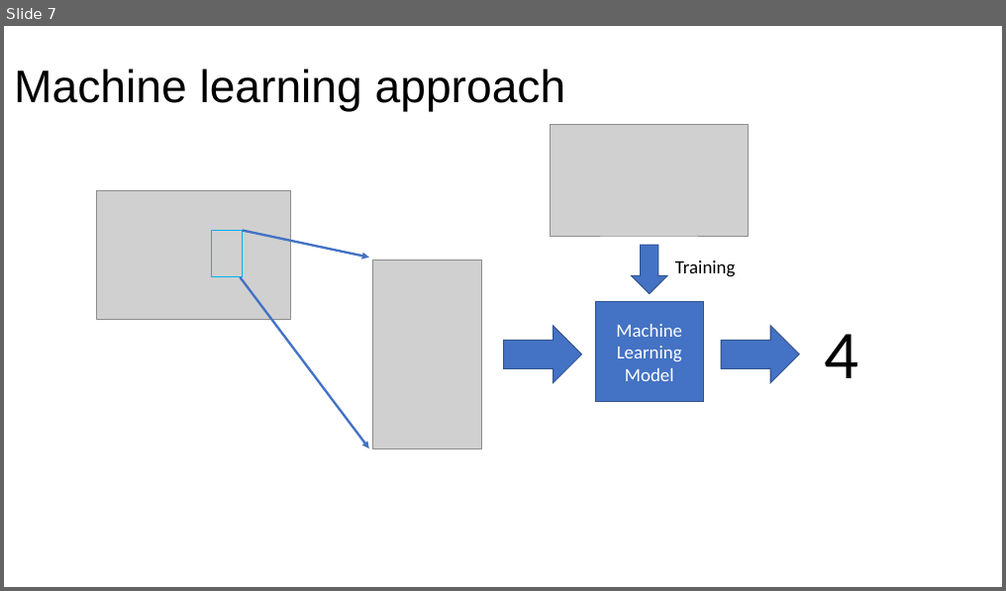
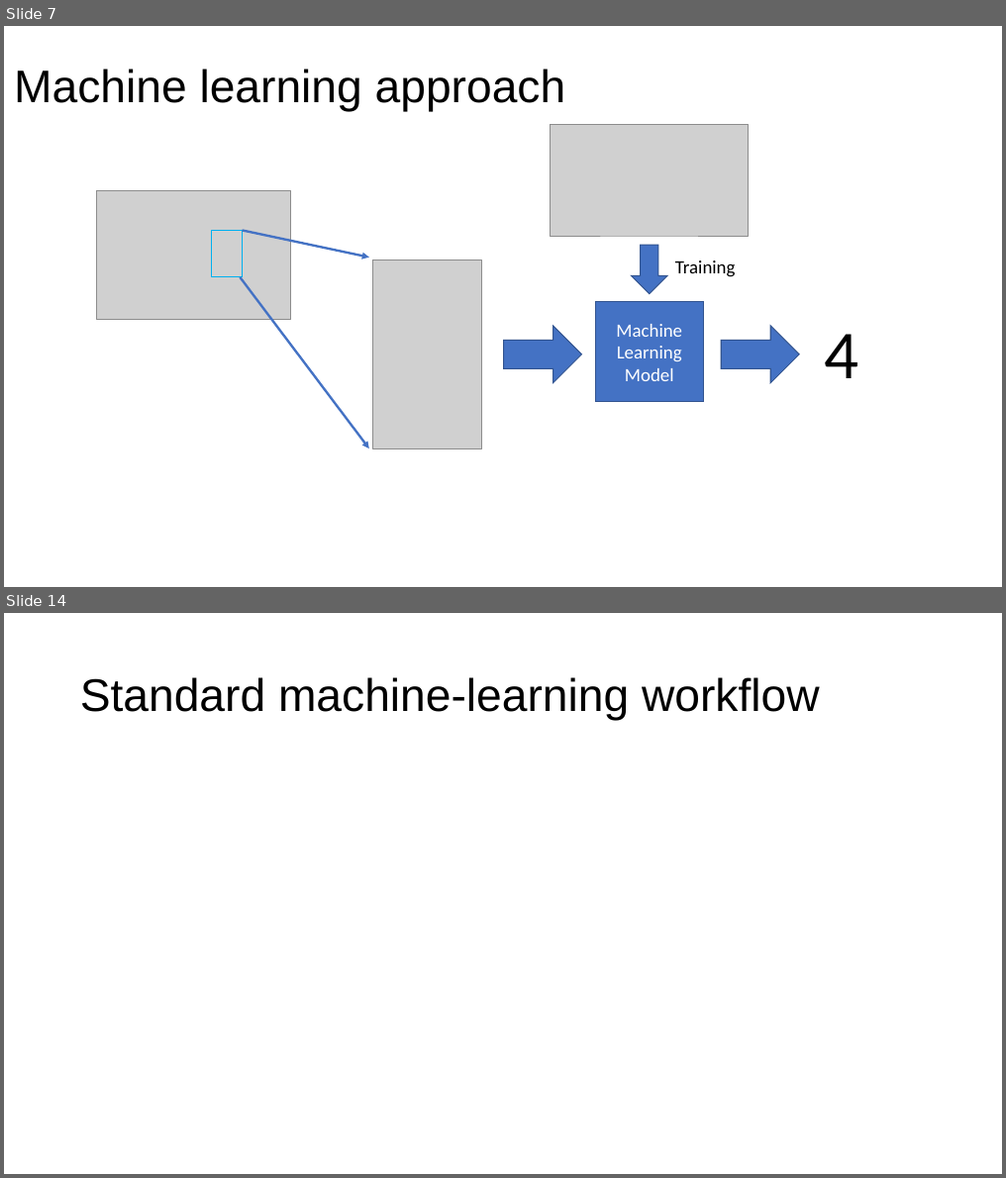
Before and after one commit to jshragge/GPGN535, a slide deck: 11_Machine_Learning_Introduction.pptx. Shown one above the other, each under a label of ours: slide 7 before the commit, slides 7 and 14 after it; the slides between them are not shown. The pictures are 1006x591 and 1006x1178 pixels, drawn with LibreOffice and Linux fonts; fonts in the diff are those of the drawing; grey boxes stand for pictures; background and template pictures are left out. Boxes give left, top, right and bottom in pixels: in the first picture for what was removed or moved away, otherwise in the second. Text is boxed around its words. In the diff, an @@ line names an element or a change of style, - is before the commit and + after.

```diff
--- a/11_Machine_Learning_Introduction.pptx
+++ b/11_Machine_Learning_Introduction.pptx
@@ slide 14 added at box(4, 613, 1002, 1174), background picture (left out) @@
@@ title added at box(80, 677, 820, 721), 44 pt, text #000000 @@
+Standard machine-learning workflow
```
Also in this commit, not shown: 1 slide changed, 5 other slides added, 2 other files.
